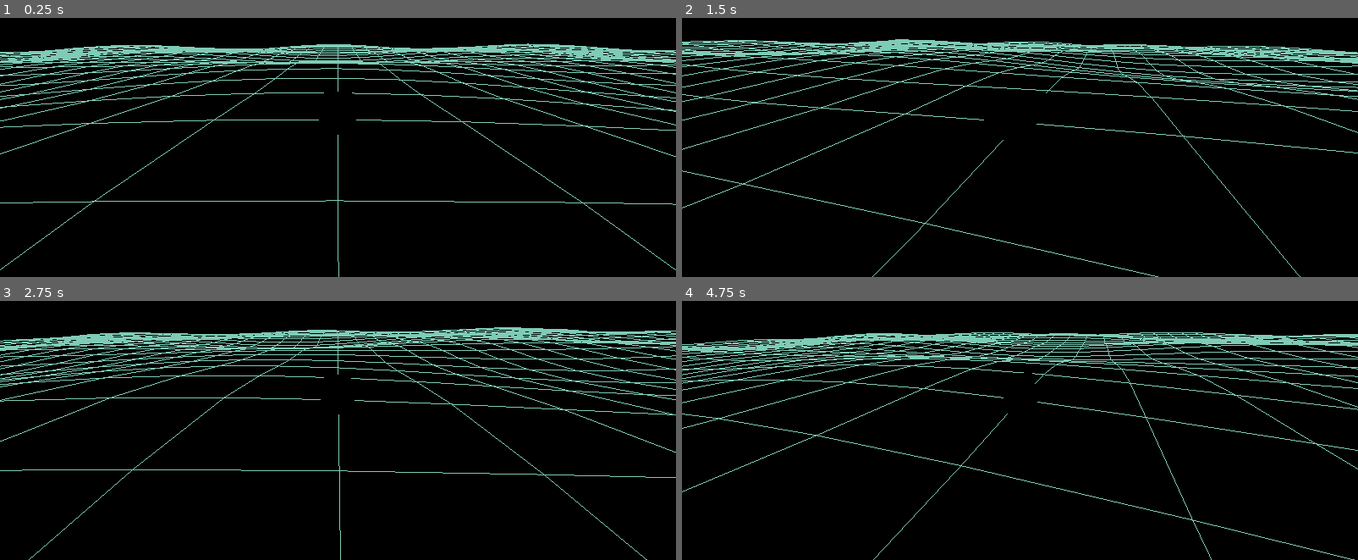
Above: before the commit, frames 1-4 (two rows, left to right).
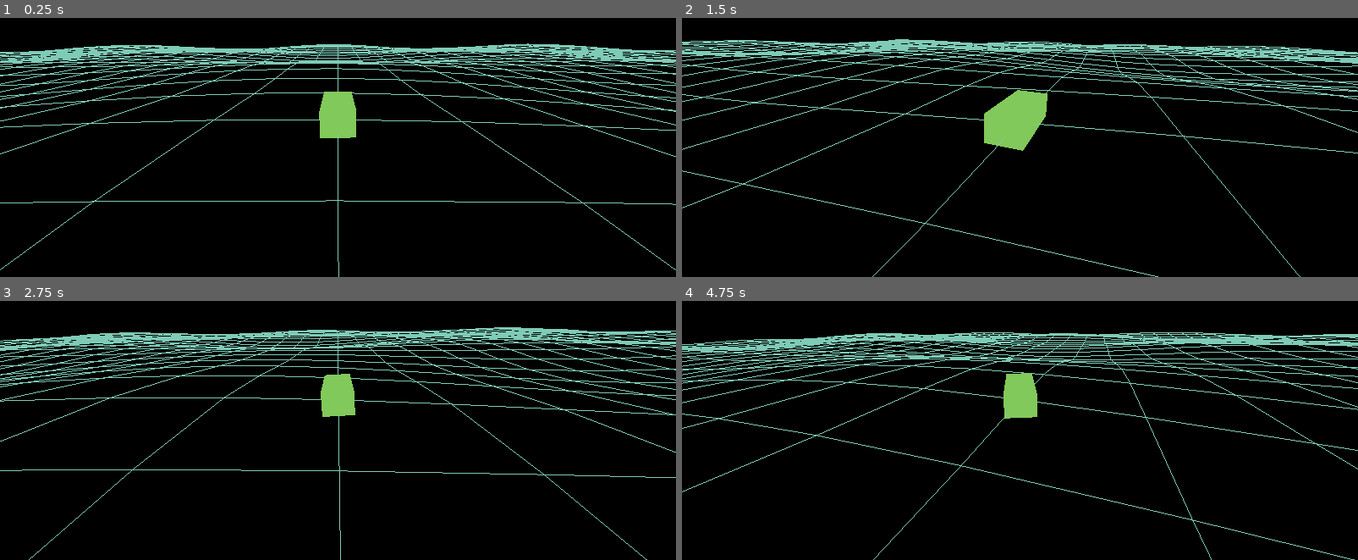
Above: after the commit, the same moments.

Repository: kieranajp/FATHOM.EXE
Game: Godot game, scene res://scenes/Main.tscn
The game is run twice, just before and just after one commit, with the same random seed, the same clock (stepped at 60 frames per second) and the same inputs.
Inputs (mouse positions are in pixels of both pictures, inside the frame that each line leads up to):
- Up to frame 1 (0.25 s): no input
- Up to frame 2 (1.5 s): tap Enter at 0.5 s; move the mouse to (1168, 67) at 0.52 s; hold W (sail_up) 0.53-1.25 s; hold Space (aim) 0.53-1.25 s; click (1168, 67) at 0.67 s; drag from (884, 106) to (986, 163) at 1.27 s
- Up to frame 3 (2.75 s): move the mouse to (outside the picture) at 2.02 s; hold W (sail_up) from 2.03 s (still down); hold 2 (ammo_chain) from 2.03 s (still down)
- Up to frame 4 (4.75 s): release W (sail_up) at 2.75 s; release 2 (ammo_chain) at 2.75 s; drag from (986, 446) to (817, 313) at 2.77 s; move the mouse to (1222, 427) at 3.52 s; hold S (sail_down) 3.53-4.25 s; hold A (steer_port) 3.53-4.25 s; drag from (817, 313) to (outside the picture) at 4.27 s

The runs differ from the first frame. In frame 1, 0.9% of the frame differs, in the area x 47-53%, y 28-47%; in frame 2, 1.6%, in the area x 44-55%, y 27-52%; in frame 3, 0.8%; in frame 4, 0.8%.

Commit message:
fix: T02 — swap placeholder ship material to StandardMaterial3D so mesh renders visible
Root cause was not glow_color being unset — the .tscn does set
shader_parameter/glow_color = Vector3(0.2, 1, 0.4) and the F1 wireframe
shader stub correctly writes EMISSION = glow_color. The problem is the
scene's WorldEnvironment uses AgX tonemap + bloom, which crushes a
1.0-energy emission to near-black, while the wave grid uses a
StandardMaterial3D with emission_energy_multiplier = 1.5 — so the ship
reads as a dark void *against* the bright cyan grid.

Cheapest fix that doesn't pre-empt T09 (wireframe shader + post-process):
build the placeholder mesh with a StandardMaterial3D matching the grid's
pattern, faction-green (#33ff33), 1.5x emission multiplier. The
`wireframe_material` export stays wired for parity and as a T09 hook.

Documented the gotcha in a comment on _build_placeholder_mesh so the
next agent knows why we're not using the shader yet.

Diff:
--- a/scripts/player/player_ship.gd
+++ b/scripts/player/player_ship.gd
@@ -258,8 +258,19 @@
 	return load(path) as ShipClass
 
 
-# Placeholder visual: a stretched cube with the wireframe shader. Real mesh
-# geometry is T09's job — we just need *something* visible.
+# Placeholder visual: a stretched cube with bright emission. Real mesh
+# geometry + edge wireframe shader is T09's job — we just need *something*
+# visible.
+#
+# Why not the F1 wireframe shader stub? It writes EMISSION at energy 1.0,
+# which (against the bloom/AgX-tonemapped WorldEnvironment) gets crushed to
+# near-black relative to the wave grid's 1.5x emission_energy_multiplier.
+# Result: a black hull-shaped void on the cyan grid. We mirror the grid's
+# StandardMaterial3D pattern with a 1.5x multiplier so the player ship reads
+# as a coloured silhouette until T09 ships the real wireframe pass.
+#
+# `wireframe_material` is still wired through `@export` for parity with the
+# scene and as a hook for T09 — it just isn't applied to the placeholder.
 func _build_placeholder_mesh() -> void:
 	_mesh_instance = MeshInstance3D.new()
 	_mesh_instance.name = "Placeholder"
@@ -268,8 +279,16 @@
 	# to see waves wash around.
 	box.size = Vector3(2.0, 1.5, 5.0)
 	_mesh_instance.mesh = box
-	if wireframe_material != null:
-		_mesh_instance.material_override = wireframe_material
+	var mat := StandardMaterial3D.new()
+	mat.shading_mode = BaseMaterial3D.SHADING_MODE_UNSHADED
+	# Player faction green per ARCHITECTURE.md § "Rendering decisions".
+	var player_green := Color("#33ff33")
+	mat.albedo_color = player_green
+	mat.emission_enabled = true
+	mat.emission = player_green
+	mat.emission_energy_multiplier = 1.5
+	mat.disable_fog = true
+	_mesh_instance.material_override = mat
 	# Lift the visual so the mesh centre is around the waterline.
 	_mesh_instance.position = Vector3(0.0, 0.5, 0.0)
 	add_child(_mesh_instance)
